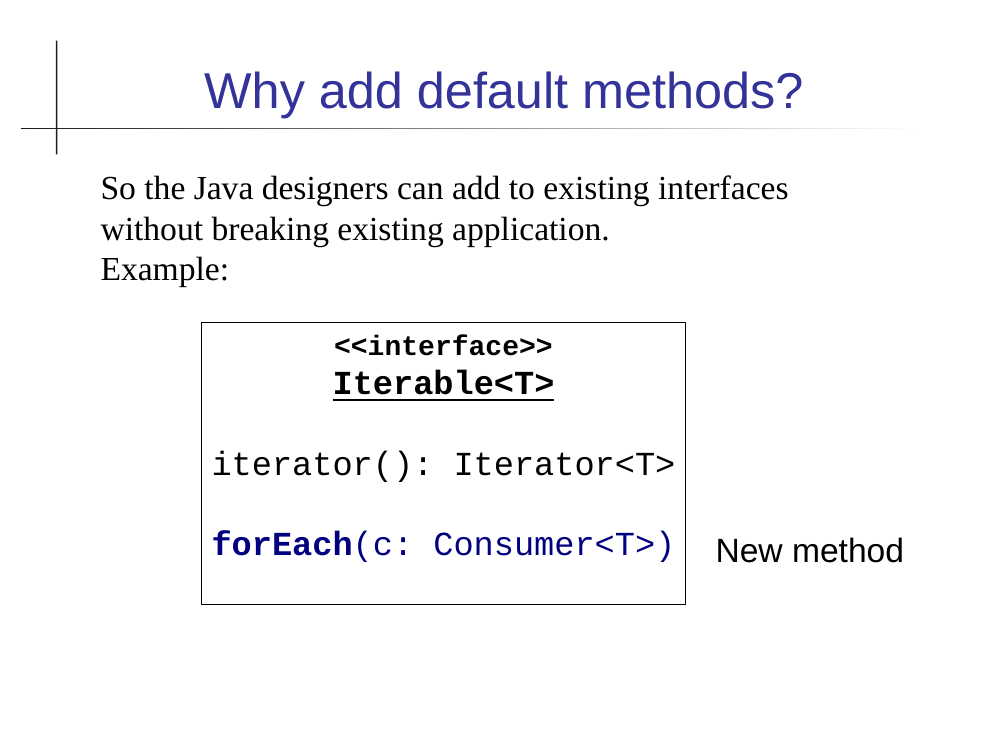
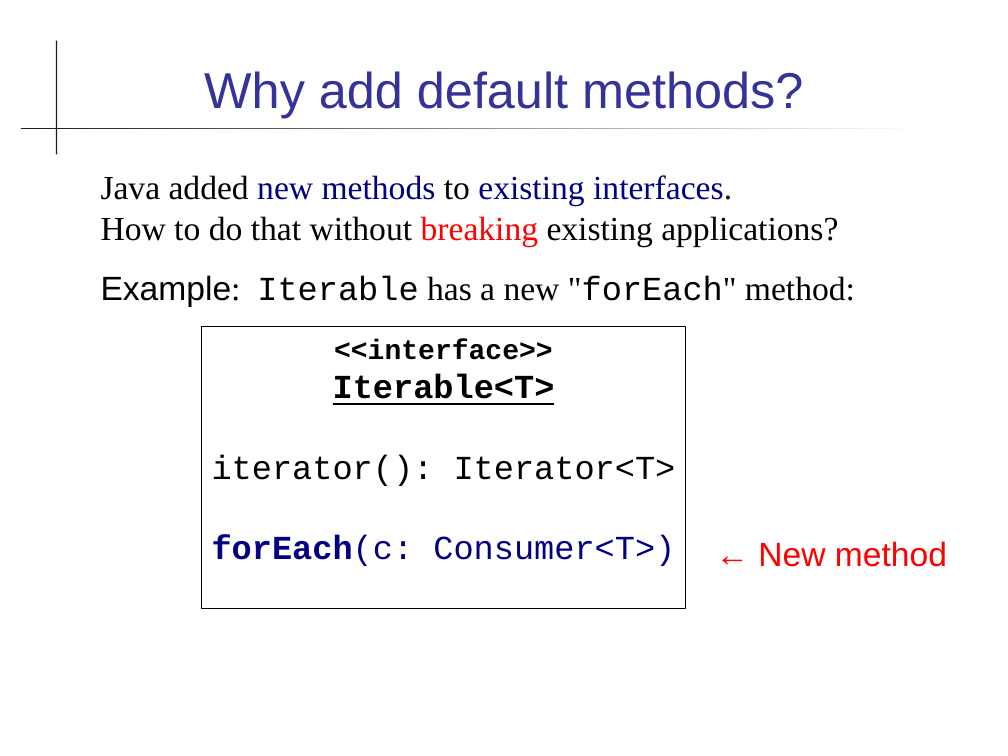
Before and after one commit to skeoop/skeoop.github.io, a slide deck: slide 5 of week13/Java-8-Features.ppt. Drawn at 1008x756 pixels with LibreOffice and Linux fonts; fonts in the diff are those of the drawing. Boxes give left, top, right and bottom in pixels: in the first picture for what was removed or moved away, otherwise in the second. Text is boxed around its words. In the diff, an @@ line names an element or a change of style, - is before the commit and + after.

```diff
--- a/week13/Java-8-Features.ppt
+++ b/week13/Java-8-Features.ppt
@@ text at box(101, 175, 855, 307): text changed @@
-So the Java designers can add to existing interfaces
-without breaking existing application.
-Example:
+Java added new methods to existing interfaces.
+How to do that without breaking existing applications?
+Example: Iterable has a new "forEach" method:
@@ rectangle "<<interface>>": place and size @@
-rectangle "<<interface>>" at box(202, 323, 685, 605)
+rectangle "<<interface>>" at box(202, 327, 685, 609)
@@ text at box(758, 541, 947, 567): text changed; text colour #000000 to #FF0000 @@
-New method
+← New method
```
Also in this commit, not shown: 16 other slides changed, 1 slide added, 10 other files.
